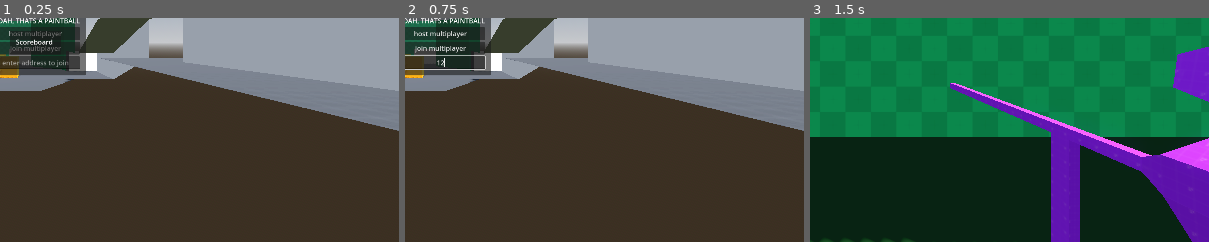
Above: before the commit, frames 1-3 (left to right).
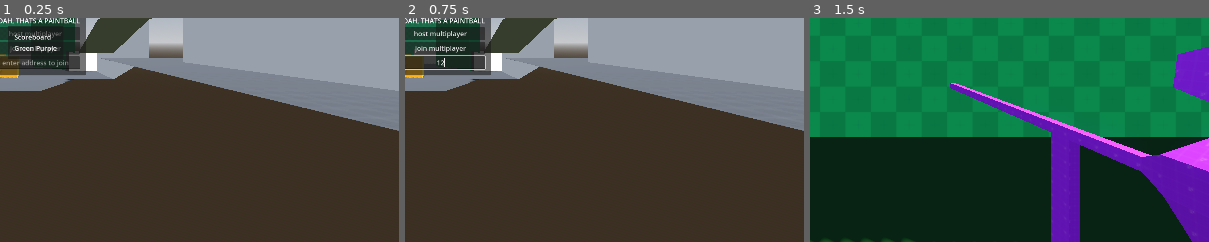
Above: after the commit, the same moments.

Repository: Monkeytonk115/godot-paintball
Game: Godot game, scene res://scenes/main.tscn
Same seed, same stepped clock (60 frames per second), same inputs: the game is played once before the commit and once after it.
Inputs (mouse positions are % of the whole screen's width and height, from its top left):
- Up to frame 1 (0.25 s): no input
- Up to frame 2 (0.75 s): click (50, 54) at 0.52 s; type "12" at 0.6 s
- Up to frame 3 (1.5 s): click "host multiplayer" at 1.25 s
The pictures show only the part of the screen within x 46-95%, y 45-94%; the shares and areas given below are measured in that part.

The runs differ from the first frame. In frame 1, 0.4% of the frame differs, in the area x 2-16%, y 3-17%; in frame 2, nothing differs; in frame 3, nothing differs.

Commit message:
update scoreboard and score globals

Diff:
--- a/project.godot
+++ b/project.godot
@@ -14,6 +14,11 @@
 run/main_scene="res://scenes/main.tscn"
 config/features=PackedStringArray("4.2", "Forward Plus")
 config/icon="res://icon.svg"
+
+[autoload]
+
+PlayerData="*res://singletons/player_data.gd"
+Team="*res://singletons/team.gd"
 
 [display]
 
--- a/scenes/main.gd
+++ b/scenes/main.gd
@@ -53,6 +53,9 @@
 	var spawnPoint = new_arena.find_child("purpleSpawn").get_children().pick_random()
 	new_player.global_transform = spawnPoint.global_transform
 	add_child(new_player)
+	PlayerData.set_player_name.rpc(peer_id, ["Alfa", "Bravo", "Charlie", "Delta", "Echo"].pick_random())
+	PlayerData.set_player_score.rpc(peer_id, 0)
+	PlayerData.set_player_team.rpc(peer_id, [Team.PURPLE, Team.GREEN][multiplayer.get_peers().size() % 2])
 
 
 func remove_player(peer_id):
--- a/scenes/score_board.gd
+++ b/scenes/score_board.gd
@@ -3,3 +3,23 @@
 
 func set_server_name(server_name : String):
 	$PanelContainer/MarginContainer/VBoxContainer/HBoxContainer/ServerLabel.text = server_name
+
+
+func _process(_delta):
+	for peer_id in Team.get_players(Team.GREEN):
+		var x = $PanelContainer/MarginContainer/VBoxContainer/GridContainer/GreenScore.get_node(str(peer_id))
+		if x:
+			x.text = "{0} {1} {2}".format([peer_id, PlayerData.get_player_name(peer_id), PlayerData.get_player_score(peer_id)])
+		else:
+			var y = Label.new()
+			y.set_name(str(peer_id))
+			$PanelContainer/MarginContainer/VBoxContainer/GridContainer/GreenScore.add_child(y)
+
+	for peer_id in Team.get_players(Team.PURPLE):
+		var x = $PanelContainer/MarginContainer/VBoxContainer/GridContainer/PurpleScore.get_node(str(peer_id))
+		if x:
+			x.text = "{0} {1} {2}".format([peer_id, PlayerData.get_player_name(peer_id), PlayerData.get_player_score(peer_id)])
+		else:
+			var y = Label.new()
+			y.set_name(str(peer_id))
+			$PanelContainer/MarginContainer/VBoxContainer/GridContainer/PurpleScore.add_child(y)
--- a/scenes/score_board.tscn
+++ b/scenes/score_board.tscn
@@ -45,6 +45,19 @@
 [node name="PlayerCount" type="Label" parent="PanelContainer/MarginContainer/VBoxContainer/HBoxContainer"]
 layout_mode = 2
 
-[node name="GridContainer" type="GridContainer" parent="PanelContainer/MarginContainer/VBoxContainer"]
+[node name="GridContainer" type="HBoxContainer" parent="PanelContainer/MarginContainer/VBoxContainer"]
 layout_mode = 2
-columns = 2
+
+[node name="GreenScore" type="VBoxContainer" parent="PanelContainer/MarginContainer/VBoxContainer/GridContainer"]
+layout_mode = 2
+
+[node name="Label" type="Label" parent="PanelContainer/MarginContainer/VBoxContainer/GridContainer/GreenScore"]
+layout_mode = 2
+text = "Green"
+
+[node name="PurpleScore" type="VBoxContainer" parent="PanelContainer/MarginContainer/VBoxContainer/GridContainer"]
+layout_mode = 2
+
+[node name="Label" type="Label" parent="PanelContainer/MarginContainer/VBoxContainer/GridContainer/PurpleScore"]
+layout_mode = 2
+text = "Purple"
--- /dev/null
+++ b/singletons/player_data.gd
@@ -0,0 +1,43 @@
+extends Node
+
+var _playerNames = {}
+var _scores = {}
+var _teams = {}
+
+
+func get_player_score(peer_id):
+	return _scores.get(peer_id, 0)
+
+
+@rpc("any_peer", "call_local")
+func set_player_score(peer_id, score):
+	_scores[peer_id] = score
+
+
+@rpc("any_peer", "call_local")
+func add_player_score(peer_id, score):
+	_scores[peer_id] += score
+
+
+func get_player_name(peer_id):
+	return _playerNames.get(peer_id, "")
+
+
+@rpc("any_peer", "call_local")
+func set_player_name(peer_id, new_name):
+	_playerNames[peer_id] = new_name
+
+
+func get_connected_peers():
+	var x = multiplayer.get_peers()
+	x.append(multiplayer.get_unique_id())
+	return x
+
+
+func get_player_team(peer_id):
+	return _teams.get(peer_id, Team.SPECTATOR)
+
+
+@rpc("any_peer", "call_local")
+func set_player_team(peer_id, team):
+	_teams[peer_id] = team
--- /dev/null
+++ b/singletons/team.gd
@@ -0,0 +1,13 @@
+extends Node
+
+const SPECTATOR = 0
+const PURPLE = 1
+const GREEN = 2
+
+
+func get_players(team):
+	var ply = []
+	for peer_id in PlayerData.get_connected_peers():
+		if PlayerData.get_player_team(peer_id) == team:
+			ply.append(peer_id)
+	return ply
